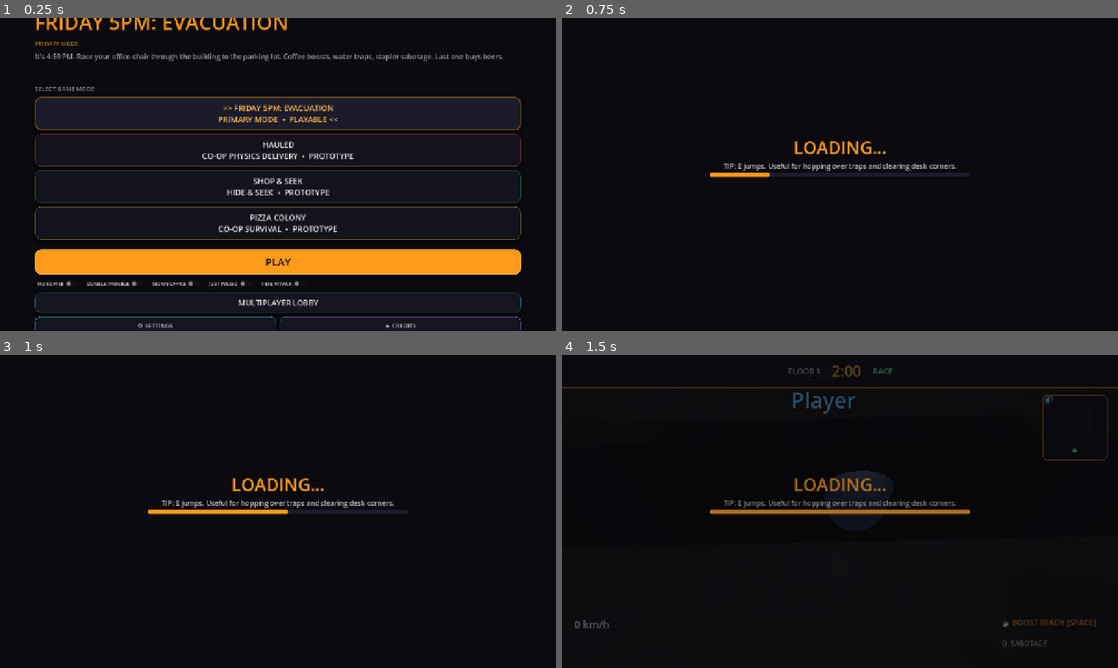
Above: before the commit, frames 1-4 (two rows, left to right).
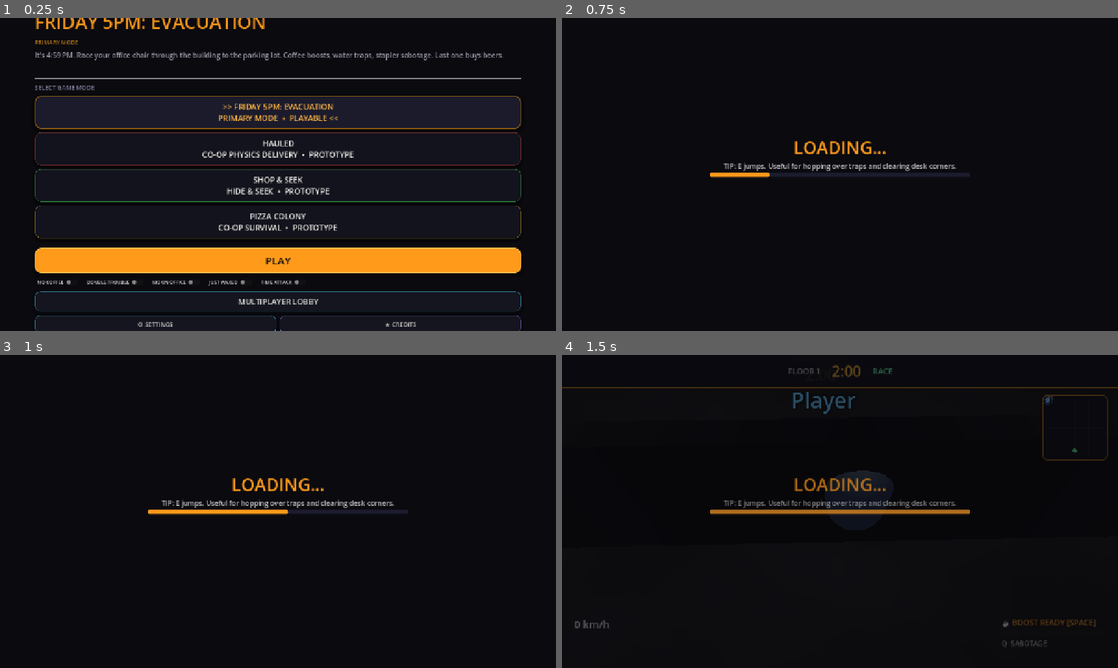
Above: after the commit, the same moments.

Repository: jiracipika/friday-evacuation
Game: Godot game, scene res://scenes/Main.tscn
Two runs of this game, one before a commit and one after it. Both use one fixed random seed, a clock stepped at 60 frames per second and the inputs below.
Inputs:
- Up to frame 1 (0.25 s): no input
- Up to frame 2 (0.75 s): click "PLAY" at 0.5 s
- Up to frame 3 (1 s): no input
- Up to frame 4 (1.5 s): click "PLAY" at 1.25 s

The runs differ from the first frame. In frame 1, 12% of the frame differs, in the area x 6-94%, y 0-100%; in frame 2, nothing differs; in frame 3, nothing differs; in frame 4, nothing differs.

Commit message:
fix(ui): prevent menu title clipping at desktop height

Diff:
--- a/scripts/Main.gd
+++ b/scripts/Main.gd
@@ -176,7 +176,7 @@
 
 func _build_menu_theme() -> void:
 	title_label.add_theme_color_override("font_color", UI_THEME.color(UI_THEME.ORANGE))
-	title_label.add_theme_font_size_override("font_size", 46)
+	title_label.add_theme_font_size_override("font_size", 42)
 	subtitle_label.add_theme_font_size_override("font_size", 13)
 	desc_label.add_theme_color_override("font_color", UI_THEME.color(UI_THEME.TEXT_MUTED))
 	desc_label.add_theme_font_size_override("font_size", 16)
